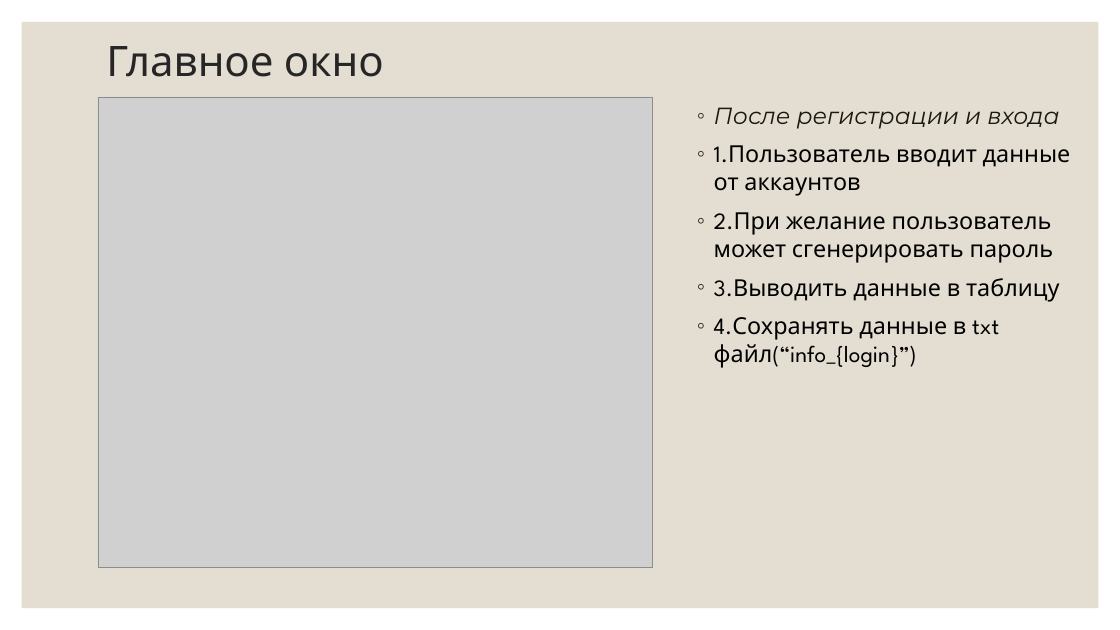
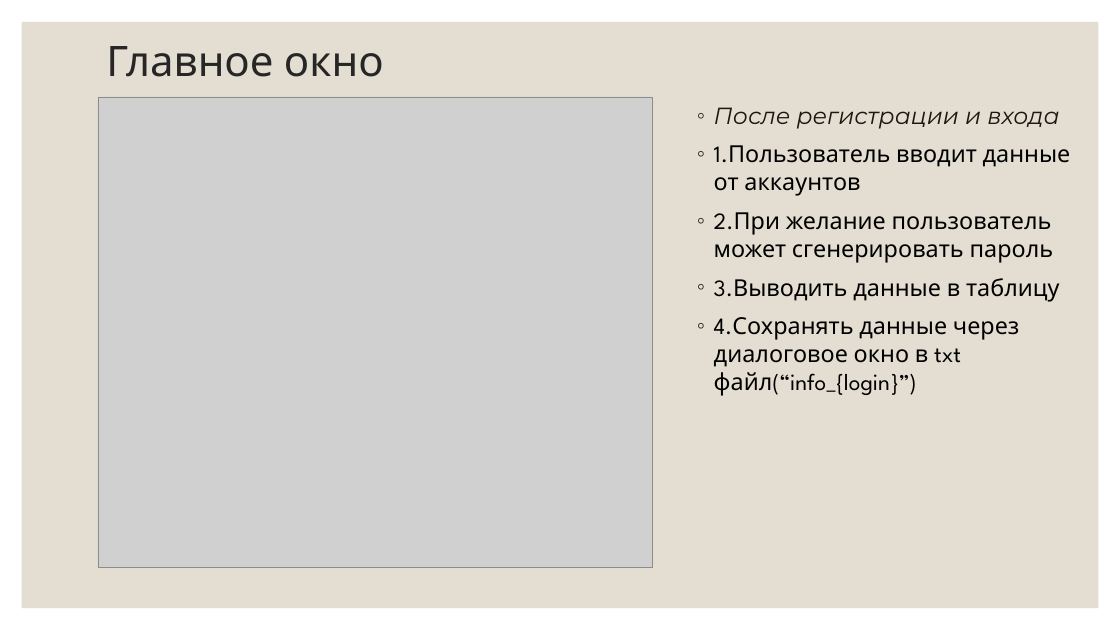
Before and after one commit to Smuzi27/First_project-password_system-, a slide deck: slide 4 of Презентация.pptx. Drawn at 1120x630 pixels with LibreOffice and Linux fonts; fonts in the diff are those of the drawing; grey boxes stand for pictures. Boxes give left, top, right and bottom in pixels: in the first picture for what was removed or moved away, otherwise in the second. Text is boxed around its words. In the diff, an @@ line names an element or a change of style, - is before the commit and + after.

```diff
--- a/Презентация.pptx
+++ b/Презентация.pptx
@@ text at box(714, 317, 1019, 396): text changed @@
-◦ 4.Сохранять данные в txt файл(“info_{login}”)
+◦ 4.Сохранять данные через диалоговое окно в txt файл(“info_{login}”)
```
Also in this commit, not shown: 1 other file.
